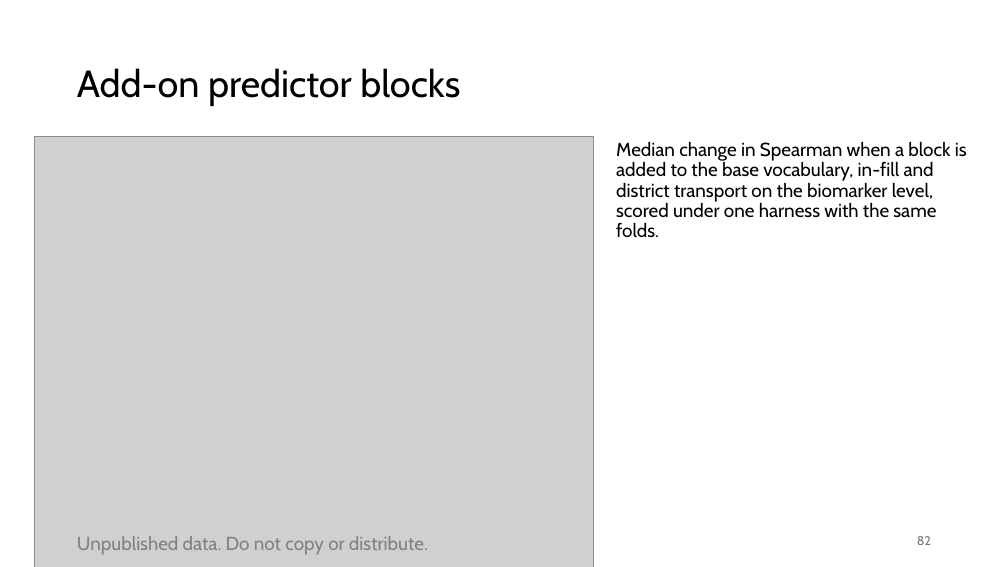
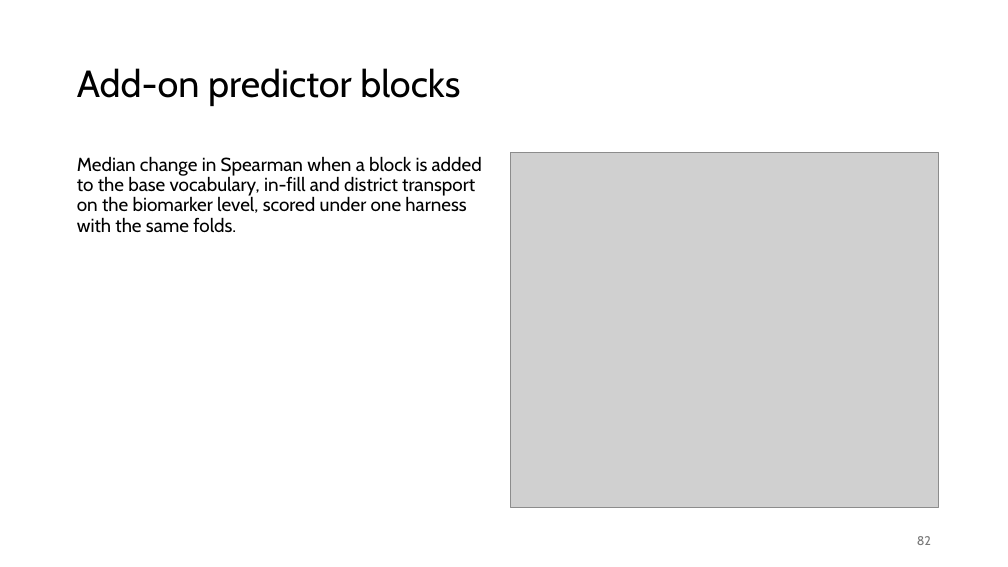
Before and after one commit to amertens/mn-prediction, a slide deck: slide 82 of docs/slides/MN-proxy-full-talk-2026-09.pptx. Drawn at 1008x567 pixels with LibreOffice and Linux fonts; fonts in the diff are those of the drawing; grey boxes stand for pictures; background and template pictures are left out. Boxes give left, top, right and bottom in pixels: in the first picture for what was removed or moved away, otherwise in the second. Text is boxed around its words. In the diff, an @@ line names an element or a change of style, - is before the commit and + after.

```diff
--- a/docs/slides/MN-proxy-full-talk-2026-09.pptx
+++ b/docs/slides/MN-proxy-full-talk-2026-09.pptx
@@ text "Median change in Spearman when ..." rewrapped from (616, 141, 967, 237) to (77, 156, 482, 233) @@
@@ picture: place and size @@
-picture at (34, 136, 594, 567)
+picture at (510, 152, 939, 507)
@@ text removed at (77, 536, 428, 555) @@
-Unpublished data. Do not copy or distribute.
```
Also in this commit, not shown: 63 other slides changed, 12 other files.
